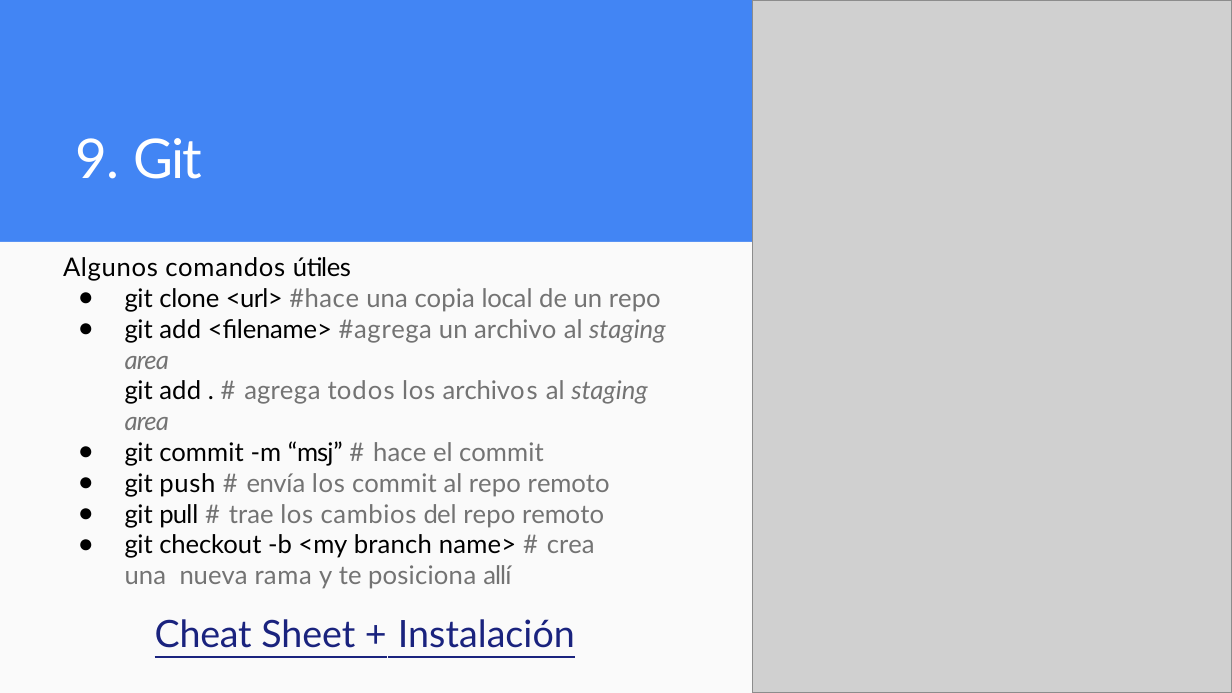
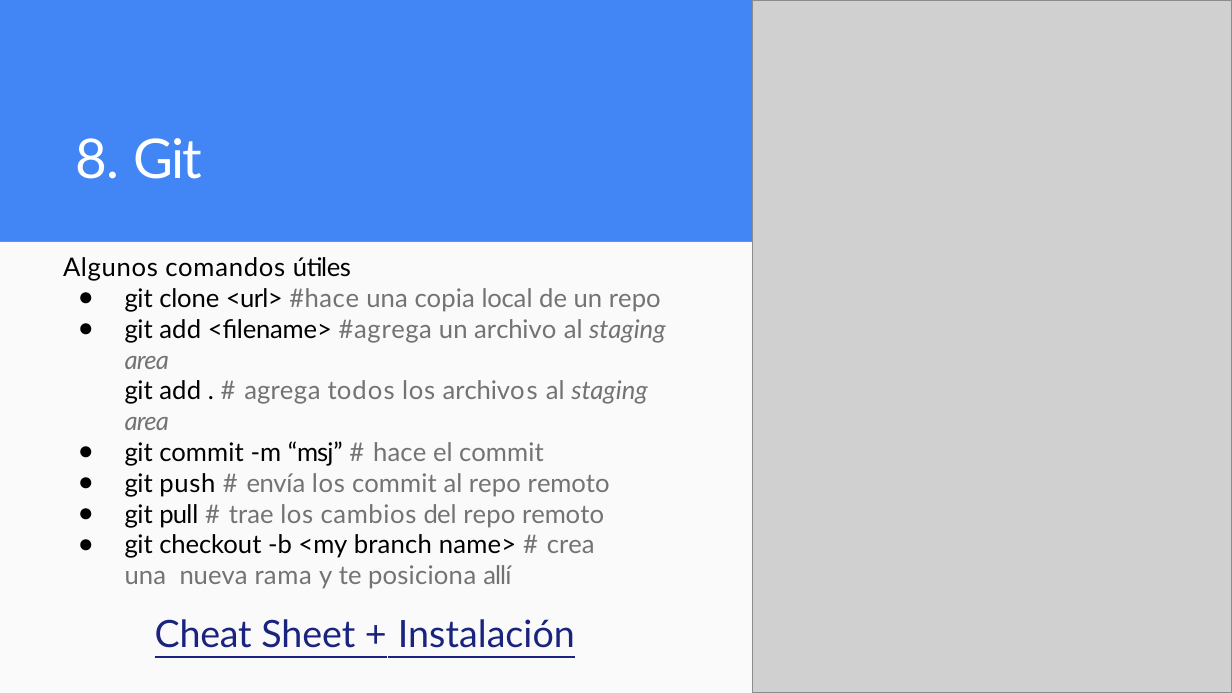
Before and after one commit to rpazos98/CEIA_Analisis_de_datos, a slide deck: slide 14 of clase_1/Clase1.pptx. Drawn at 1232x693 pixels with LibreOffice and Linux fonts; fonts in the diff are those of the drawing; grey boxes stand for pictures; background and template pictures are left out. Boxes give left, top, right and bottom in pixels: in the first picture for what was removed or moved away, otherwise in the second. Text is boxed around its words. In the diff, an @@ line names an element or a change of style, - is before the commit and + after.

```diff
--- a/clase_1/Clase1.pptx
+++ b/clase_1/Clase1.pptx
@@ title at [75,138,203,179]: text changed @@
-9. Git
+8. Git
```
Also in this commit, not shown: 7 other slides changed, 4 other files.
